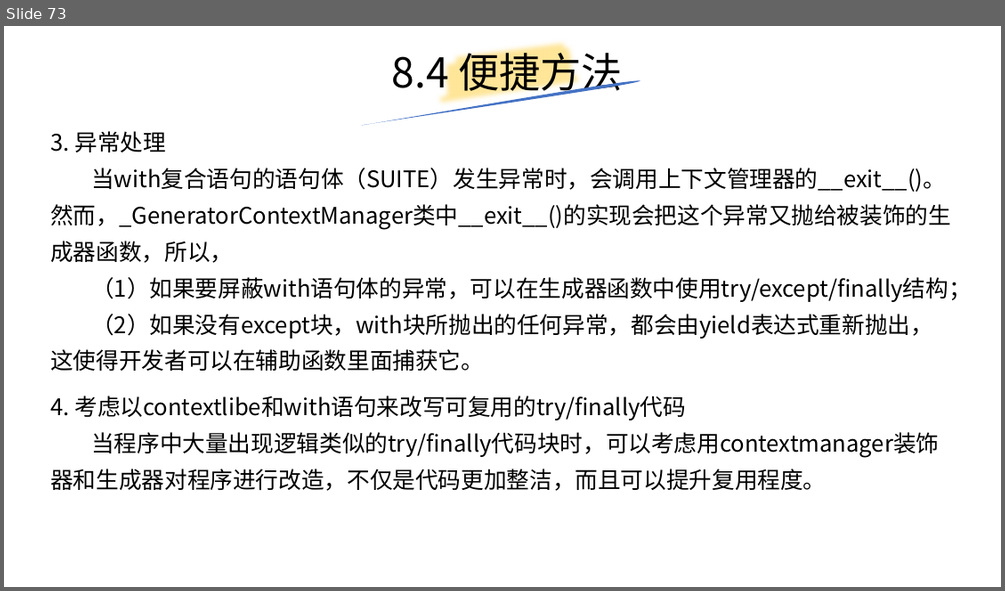
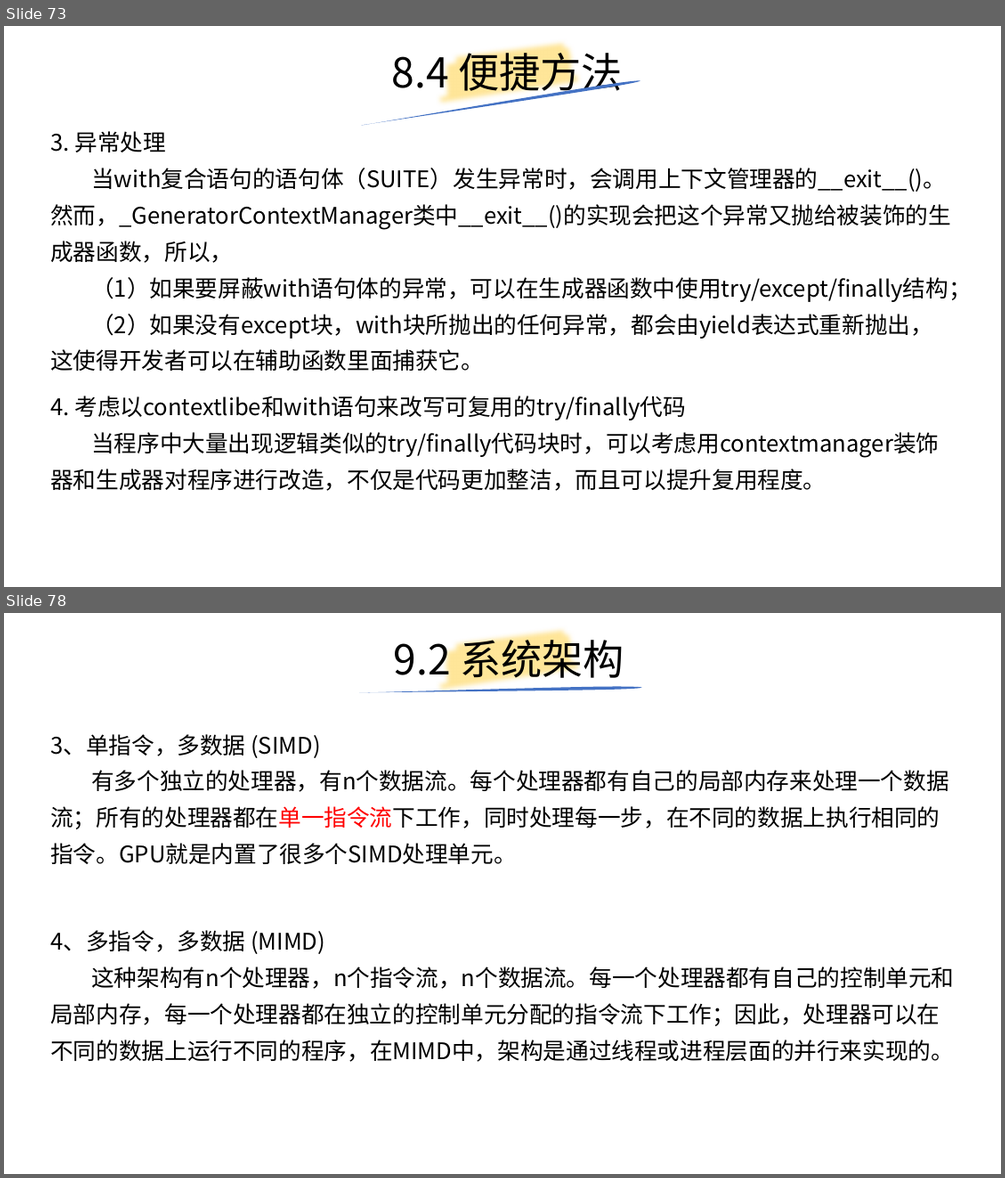
Before and after one commit to yiwenliu/CorePython, a slide deck: PPT/CorePython.pptx. Shown one above the other, each under a label of ours: slide 73 before the commit, slides 73 and 78 after it; the slides between them are not shown. The pictures are 1005x591 and 1005x1178 pixels, drawn with LibreOffice and Linux fonts; fonts in the diff are those of the drawing. Boxes give left, top, right and bottom in pixels: in the first picture for what was removed or moved away, otherwise in the second. Text is boxed around its words. In the diff, an @@ line names an element or a change of style, - is before the commit and + after.

```diff
--- a/PPT/CorePython.pptx
+++ b/PPT/CorePython.pptx
@@ slide 78 added at bbox=[4, 613, 1001, 1174], background #FFFFFF @@
@@ title added at bbox=[394, 633, 624, 685], 39.6 pt, text #000000 @@
+9.2 系统架构
@@ freeform shape added at bbox=[435, 613, 588, 712], outline #FFE699 16 pt @@
@@ freeform shape added at bbox=[359, 686, 642, 692], fill #4472C4 @@
@@ text added at bbox=[50, 734, 949, 864], 22 pt, text #000000 @@
+3、单指令，多数据 (SIMD)
+有多个独立的处理器，有n个数据流。每个处理器都有自己的局部内存来处理一个数据流；所有的处理器都在单一指令流下工作，同时处理每一步，在不同的数据上执行相同的指令。GPU就是内置了很多个SIMD处理单元。
@@ text added at bbox=[50, 930, 954, 1062], 22 pt, text #000000 @@
+4、多指令，多数据 (MIMD)
+这种架构有n个处理器，n个指令流，n个数据流。每一个处理器都有自己的控制单元和局部内存，每一个处理器都在独立的控制单元分配的指令流下工作；因此，处理器可以在不同的数据上运行不同的程序，在MIMD中，架构是通过线程或进程层面的并行来实现的。
```
Also in this commit, not shown: 4 slides changed, 10 other slides added, 1 other file.
